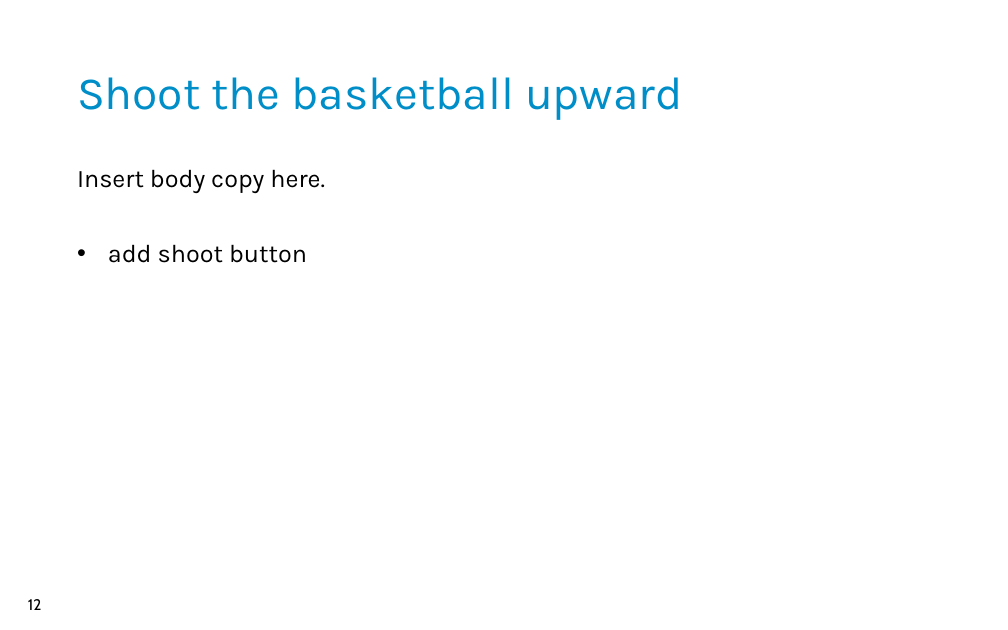
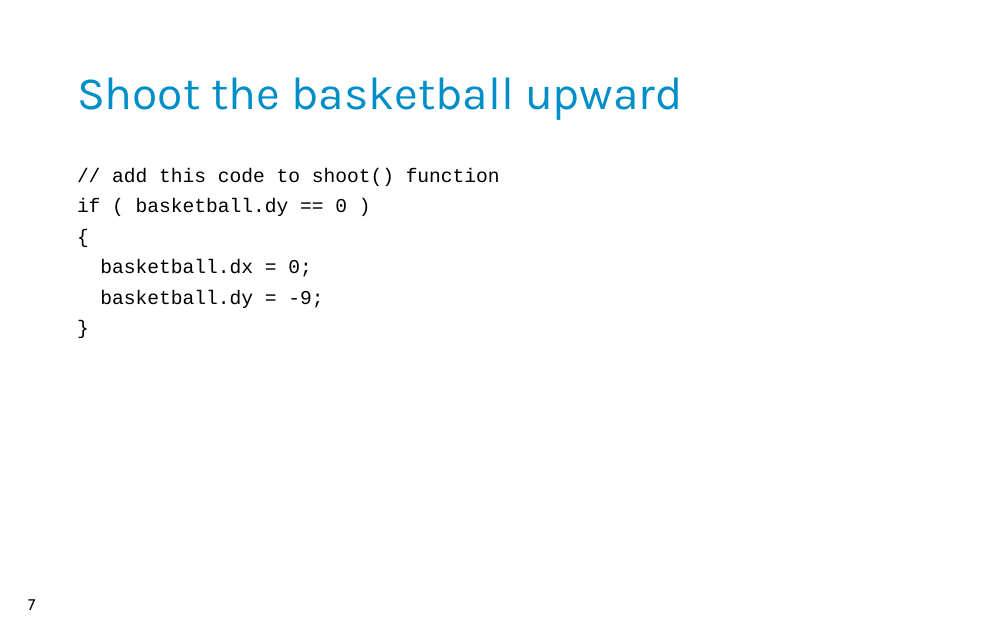
Before and after one commit to ProfessorGailHarris/BasketballInJS, a slide deck: slide 7 of Slides_BasketballInJS.pptx (slide 12 before the commit). Drawn at 1008x630 pixels with LibreOffice and Linux fonts; fonts in the diff are those of the drawing; background and template pictures are left out. Boxes give left, top, right and bottom in pixels: in the first picture for what was removed or moved away, otherwise in the second. Text is boxed around its words. In the diff, an @@ line names an element or a change of style, - is before the commit and + after.

```diff
--- a/Slides_BasketballInJS.pptx
+++ b/Slides_BasketballInJS.pptx
@@ text at bbox=[77, 168, 500, 308]: text changed; size 36 to 28 pt; font Karla to Courier New @@
-Insert body copy here.
-• add shoot button
+// add this code to shoot() function
+if ( basketball.dy == 0 )
+{
+basketball.dx = 0;
+basketball.dy = -9;
+}
@@ page number at bbox=[28, 599, 36, 610]: text changed @@
-12
+7
```
Also in this commit, not shown: 5 other slides changed, 7 slides added, 13 slides removed.
